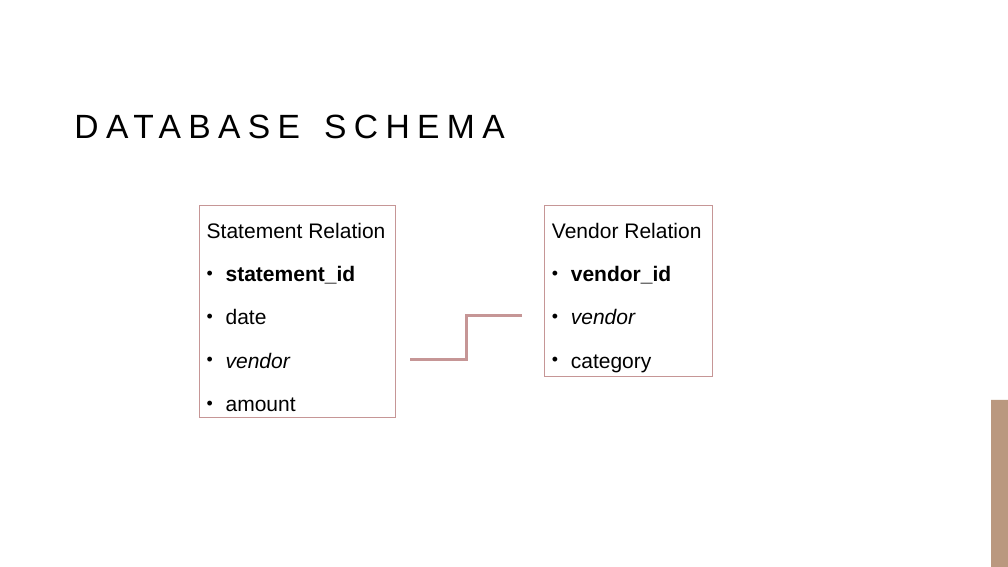
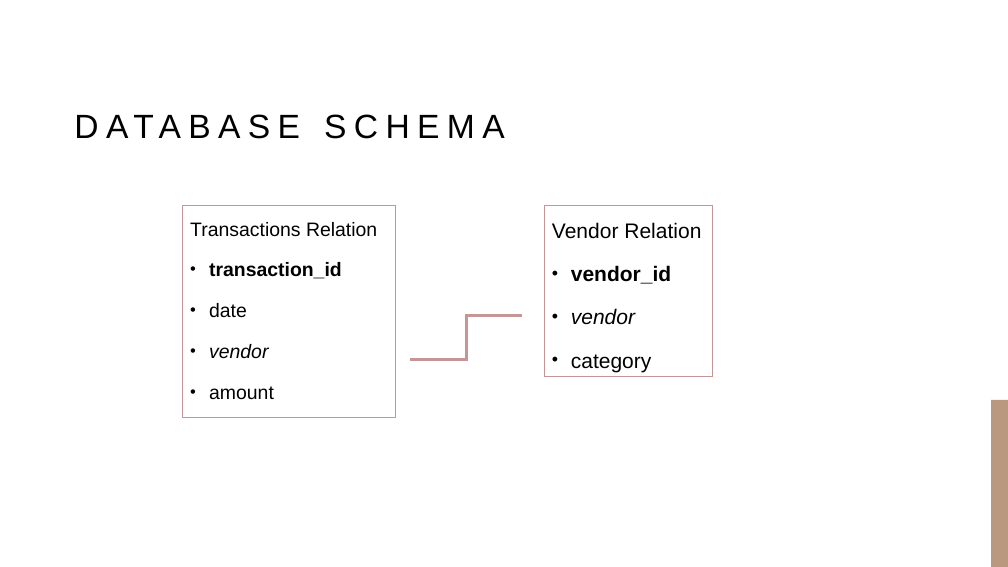
Before and after one commit to GuanHChen/epps6354, a slide deck: slide 3 of expenseapp presentation.pptx. Drawn at 1008x567 pixels with LibreOffice and Linux fonts; fonts in the diff are those of the drawing; background and template pictures are left out. Boxes give left, top, right and bottom in pixels: in the first picture for what was removed or moved away, otherwise in the second. Text is boxed around its words. In the diff, an @@ line names an element or a change of style, - is before the commit and + after.

```diff
--- a/expenseapp presentation.pptx
+++ b/expenseapp presentation.pptx
@@ text "Transactions Relation": place and size @@
-text "Transactions Relation" at box(199, 206, 395, 417)
+text "Transactions Relation" at box(183, 206, 396, 417)
@@ text at box(190, 222, 377, 279): text changed; size 20 to 18.5 pt @@
-Statement Relation
-• statement_id
+Transactions Relation
+• transaction_id
@@ text at box(209, 303, 274, 400): size 20 to 18.5 pt in "date", "vendor", "amount" @@
```
Also in this commit, not shown: 1 other slide changed.
